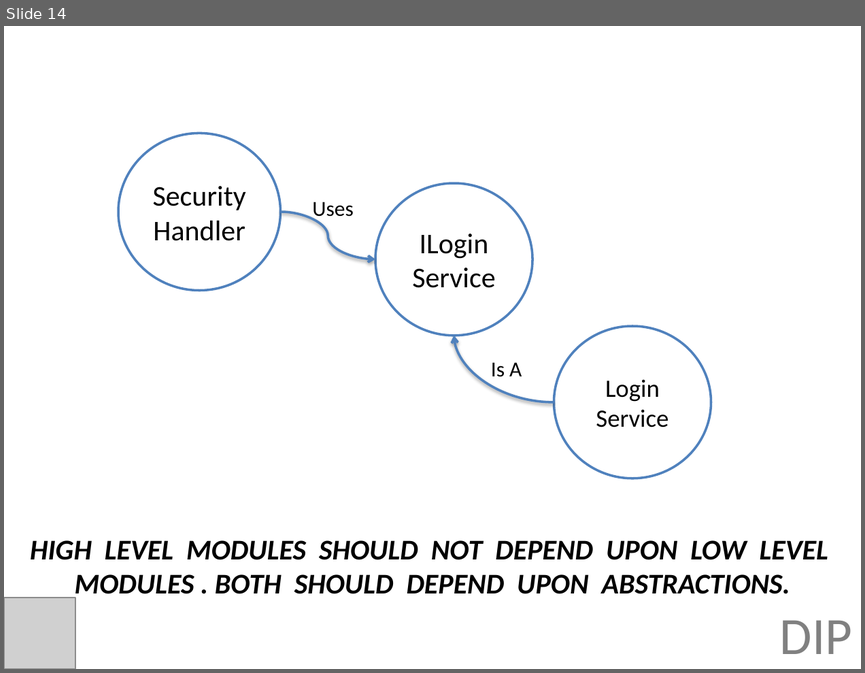
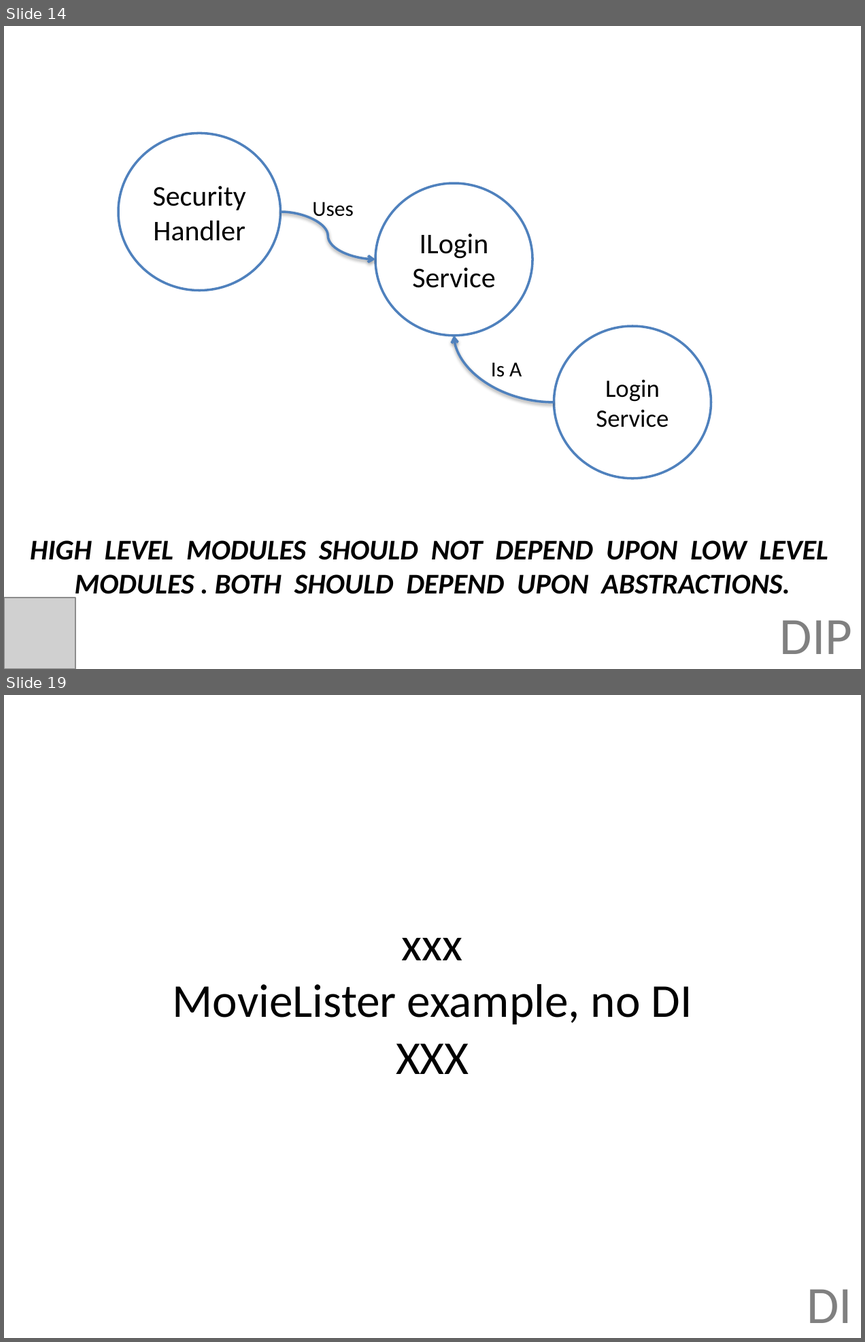
Before and after one commit to jonfuller/presentations, a slide deck: dependencies/dependencies.pptx. Shown one above the other, each under a label of ours: slide 14 before the commit, slides 14 and 19 after it; the slides between them are not shown. The pictures are 865x673 and 865x1342 pixels, drawn with LibreOffice and Linux fonts; fonts in the diff are those of the drawing; grey boxes stand for pictures. Boxes give left, top, right and bottom in pixels: in the first picture for what was removed or moved away, otherwise in the second. Text is boxed around its words. In the diff, an @@ line names an element or a change of style, - is before the commit and + after.

```diff
--- a/dependencies/dependencies.pptx
+++ b/dependencies/dependencies.pptx
@@ slide 19 added at (x1=4, y1=695, x2=861, y2=1338), background #FFFFFF @@
@@ title added at (x1=173, y1=938, x2=691, y2=1074), 39.6 pt, text #000000 @@
+xxx
+MovieLister example, no DI
+XXX
@@ text added at (x1=807, y1=1289, x2=853, y2=1323), 44 pt, text #808080 @@
+DI
```
Also in this commit, not shown: 14 other slides added.
